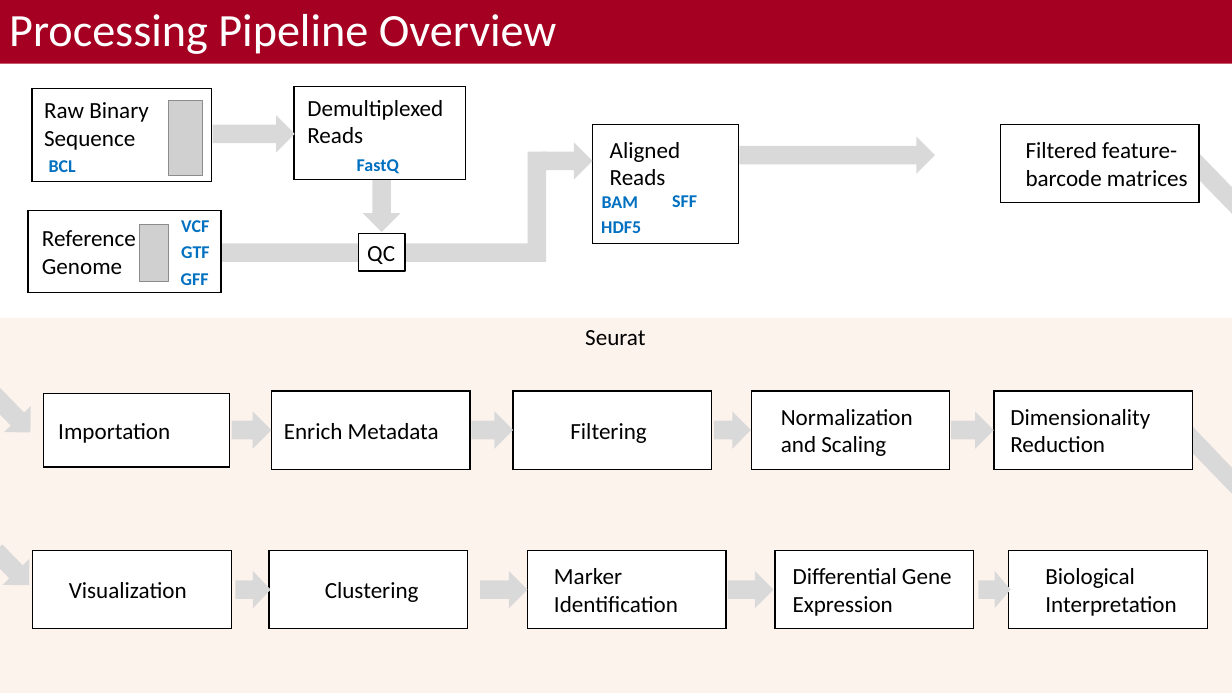
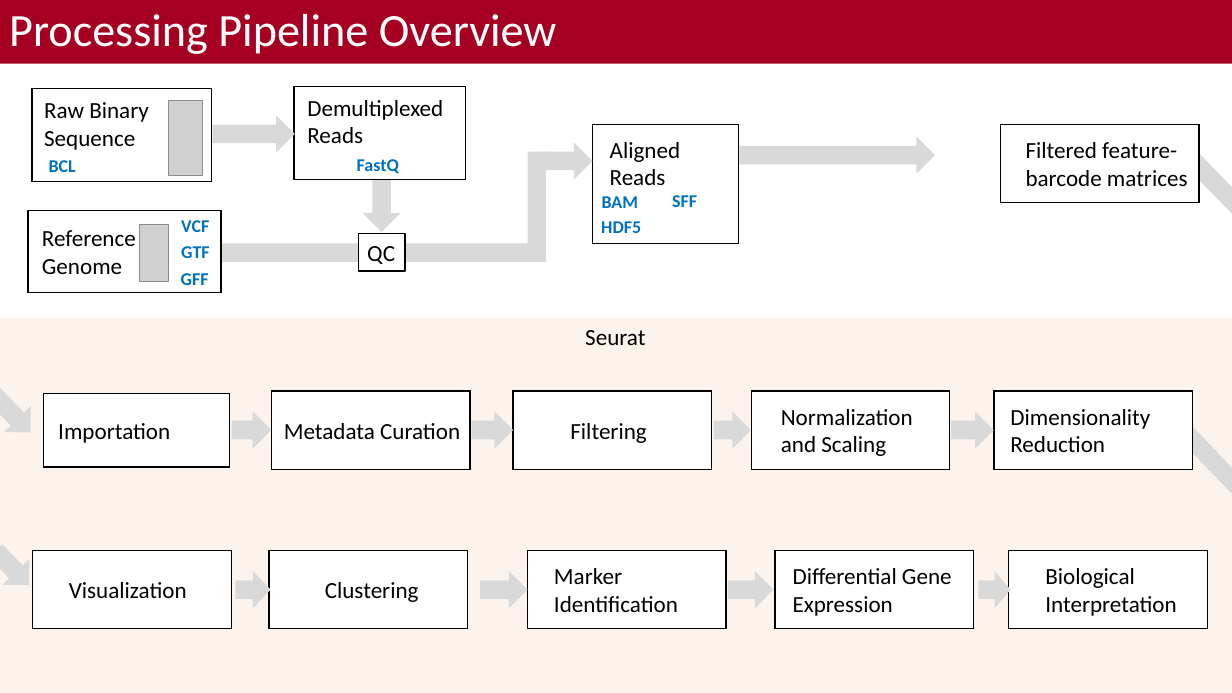
Before and after one commit to bacorli2/scrna_workshop, a slide deck: slide 2 of M3_Seurat_Processing/M3_Seurat.pptx. Drawn at 1232x693 pixels with LibreOffice and Linux fonts; fonts in the diff are those of the drawing; grey boxes stand for pictures; background and template pictures are left out. Boxes give left, top, right and bottom in pixels: in the first picture for what was removed or moved away, otherwise in the second. Text is boxed around its words. In the diff, an @@ line names an element or a change of style, - is before the commit and + after.

```diff
--- a/M3_Seurat_Processing/M3_Seurat.pptx
+++ b/M3_Seurat_Processing/M3_Seurat.pptx
@@ text at [284,423,460,439]: text changed @@
-Enrich Metadata
+Metadata Curation
```
Also in this commit, not shown: 6 other files.
